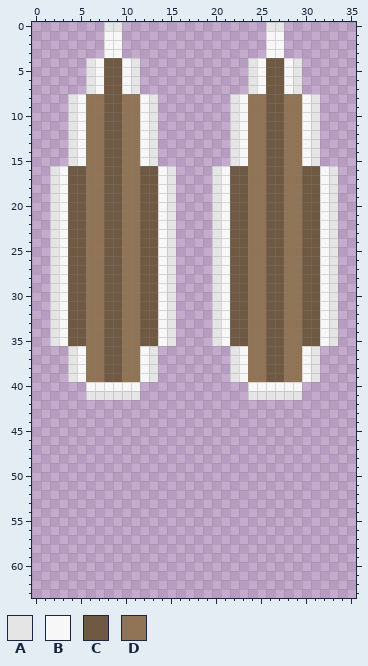
Pixel-art sprite, stored at Fysik/Fysik/Images/SmallBoat.png. The picture above is the old version.
The file is 36x64 pixels.
Palette (. is transparent): A #e5e5e5  B #f7f7f7  C #705942  D #917455
Pixels before, first column x 2:
 0 ......AA................AA......
 1 ......BB................BB......
 2 ......BB................BB......
 3 ......BB................BB......
 4 ....ABCCBA............ABCCBA....
 5 ....ABCCBA............ABCCBA....
 6 ....ABCCBA............ABCCBA....
 7 ....ABCCBA............ABCCBA....
 8 ..ABDDCCDDBA........ABDDCCDDBA..
 9 ..ABDDCCDDBA........ABDDCCDDBA..
10 ..ABDDCCDDBA........ABDDCCDDBA..
11 ..ABDDCCDDBA........ABDDCCDDBA..
12 ..ABDDCCDDBA........ABDDCCDDBA..
13 ..ABDDCCDDBA........ABDDCCDDBA..
14 ..ABDDCCDDBA........ABDDCCDDBA..
15 ..ABDDCCDDBA........ABDDCCDDBA..
16 ABCCDDCCDDCCBA....ABCCDDCCDDCCBA
17 ABCCDDCCDDCCBA....ABCCDDCCDDCCBA
18 ABCCDDCCDDCCBA....ABCCDDCCDDCCBA
19 ABCCDDCCDDCCBA....ABCCDDCCDDCCBA
20 ABCCDDCCDDCCBA....ABCCDDCCDDCCBA
21 ABCCDDCCDDCCBA....ABCCDDCCDDCCBA
22 ABCCDDCCDDCCBA....ABCCDDCCDDCCBA
23 ABCCDDCCDDCCBA....ABCCDDCCDDCCBA
24 ABCCDDCCDDCCBA....ABCCDDCCDDCCBA
25 ABCCDDCCDDCCBA....ABCCDDCCDDCCBA
26 ABCCDDCCDDCCBA....ABCCDDCCDDCCBA
27 ABCCDDCCDDCCBA....ABCCDDCCDDCCBA
28 ABCCDDCCDDCCBA....ABCCDDCCDDCCBA
29 ABCCDDCCDDCCBA....ABCCDDCCDDCCBA
30 ABCCDDCCDDCCBA....ABCCDDCCDDCCBA
31 ABCCDDCCDDCCBA....ABCCDDCCDDCCBA
32 ABCCDDCCDDCCBA....ABCCDDCCDDCCBA
33 ABCCDDCCDDCCBA....ABCCDDCCDDCCBA
34 ABCCDDCCDDCCBA....ABCCDDCCDDCCBA
35 ABCCDDCCDDCCBA....ABCCDDCCDDCCBA
36 ..ABDDCCDDBA........ABDDCCDDBA..
37 ..ABDDCCDDBA........ABDDCCDDBA..
38 ..ABDDCCDDBA........ABDDCCDDBA..
39 ..ABDDCCDDBA........ABDDCCDDBA..
40 ....BBBBBB............BBBBBB....
41 ....AAAAAA............AAAAAA....
New version:
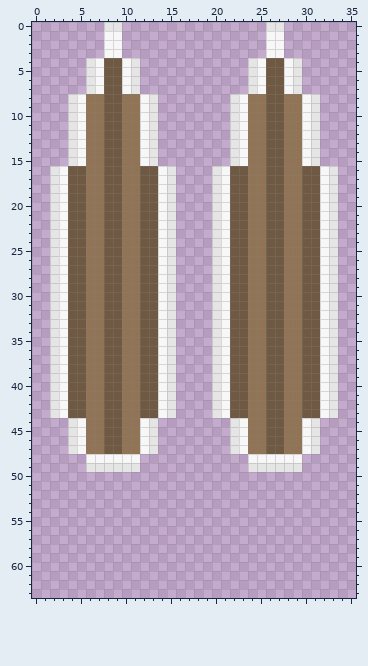
The edit:
{"y":36,"x":2,"old":"..AB","new":"ABCC"}
{"y":36,"x":12,"old":"BA..","new":"CCBA"}
{"y":36,"x":20,"old":"..AB","new":"ABCC"}
{"y":36,"x":30,"old":"BA..","new":"CCBA"}
{"y":37,"x":2,"old":"..AB","new":"ABCC"}
{"y":37,"x":12,"old":"BA..","new":"CCBA"}
{"y":37,"x":20,"old":"..AB","new":"ABCC"}
{"y":37,"x":30,"old":"BA..","new":"CCBA"}
{"y":38,"x":2,"old":"..AB","new":"ABCC"}
{"y":38,"x":12,"old":"BA..","new":"CCBA"}
{"y":38,"x":20,"old":"..AB","new":"ABCC"}
{"y":38,"x":30,"old":"BA..","new":"CCBA"}
{"y":39,"x":2,"old":"..AB","new":"ABCC"}
{"y":39,"x":12,"old":"BA..","new":"CCBA"}
{"y":39,"x":20,"old":"..AB","new":"ABCC"}
{"y":39,"x":30,"old":"BA..","new":"CCBA"}
{"y":40,"x":2,"old":"....BBBBBB....","new":"ABCCDDCCDDCCBA"}
{"y":40,"x":20,"old":"....BBBBBB....","new":"ABCCDDCCDDCCBA"}
{"y":41,"x":2,"old":"....AAAAAA....","new":"ABCCDDCCDDCCBA"}
{"y":41,"x":20,"old":"....AAAAAA....","new":"ABCCDDCCDDCCBA"}
{"y":42,"x":2,"old":"..............","new":"ABCCDDCCDDCCBA"}
{"y":42,"x":20,"old":"..............","new":"ABCCDDCCDDCCBA"}
{"y":43,"x":2,"old":"..............","new":"ABCCDDCCDDCCBA"}
{"y":43,"x":20,"old":"..............","new":"ABCCDDCCDDCCBA"}
{"y":44,"x":4,"old":"..........","new":"ABDDCCDDBA"}
{"y":44,"x":22,"old":"..........","new":"ABDDCCDDBA"}
{"y":45,"x":4,"old":"..........","new":"ABDDCCDDBA"}
{"y":45,"x":22,"old":"..........","new":"ABDDCCDDBA"}
{"y":46,"x":4,"old":"..........","new":"ABDDCCDDBA"}
{"y":46,"x":22,"old":"..........","new":"ABDDCCDDBA"}
{"y":47,"x":4,"old":"..........","new":"ABDDCCDDBA"}
{"y":47,"x":22,"old":"..........","new":"ABDDCCDDBA"}
{"y":48,"x":6,"old":"......","new":"BBBBBB"}
{"y":48,"x":24,"old":"......","new":"BBBBBB"}
{"y":49,"x":6,"old":"......","new":"AAAAAA"}
{"y":49,"x":24,"old":"......","new":"AAAAAA"}
{"label":"changed","picture_box":[50,346,338,472]}
